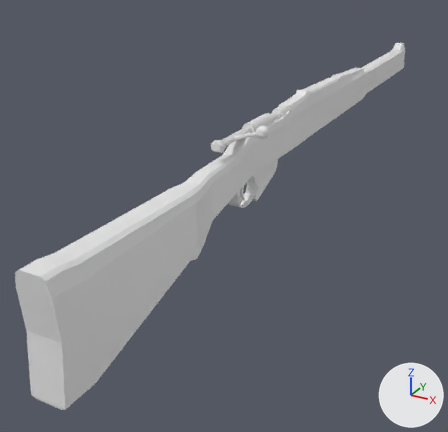
The OBJ model 3d_props/lee_enfield.obj, before and after one commit.
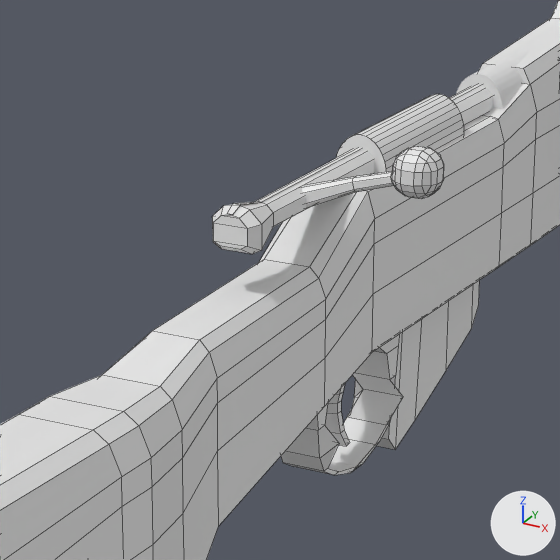
Each version appears first whole from a camera (50 mm lens) standing at (17.2, -41.5, 18.2) and looking at (-4.1, -2.9, -1.2), and next in a close-up on the part from 35% to 66% of the width and 21% to 53% of the height. Every picture has the same lights, and +X, +Y and +Z are marked at lower right. The first two pictures are the older version. The close-ups show mesh edges as thin lines. Where no turn or scale is listed for an object, it has been applied to the vertices.
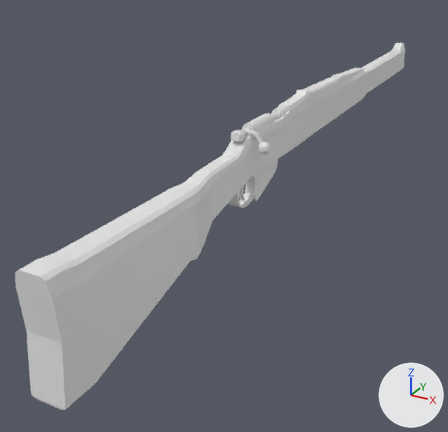
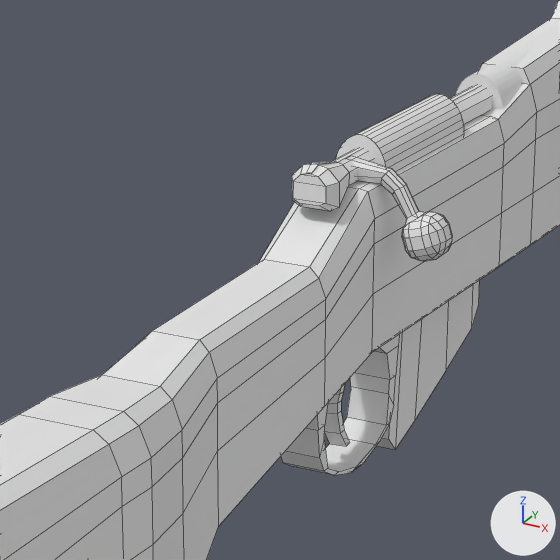
Location of each change, (x1, y1, x2, y2) in pixels of the close-ups (560 x 560 px; the box of a moved part takes in the faces that stretch with it):
'Cube.003', reshaped: before (212, 85, 493, 254); after (292, 85, 492, 261)
'Cube.001', reshaped: before (281, 335, 403, 475); after (281, 335, 399, 475)
part 1 of me_cube_001, moved or reshaped: before (318, 426, 339, 471); after (318, 426, 327, 471)
part 2 of me_cube_001, moved or reshaped: before (347, 373, 403, 425); after (347, 373, 396, 425)
part 3 of me_cube_003, moved or reshaped: before (212, 85, 493, 254); after (292, 85, 492, 211)
part 4 of me_cube_003, added: after (352, 158, 452, 261)
part 5 of me_cube_003, deleted: before (302, 146, 444, 208)

What the commit changed:
me_cube_001 is used by ob_cube_001; location (0.0, 0.0, 0.0).
me_cube_001 had 56 vertices, 52 faces and spanned x -0.37..0.62, y -9.43..-6.24, z 2.39..5.05.
me_cube_001 now has 56 vertices, 52 faces and spans x -0.37..0.37, y -9.43..-6.24, z 2.39..5.05.
Part 1, on me_cube_001:
Vertex 2 of me_cube_001 moves from (0.62, -8.99, 3.29) at pixel (339, 443) to (0.36, -8.99, 3.29) at pixel (324, 440).
Vertex 6 of me_cube_001 moves from (-0.12, -8.99, 3.29) to (-0.35, -8.99, 3.29).
Part 2, on me_cube_001:
Vertex 30 of me_cube_001 moves from (0.62, -6.68, 3.29) at pixel (403, 396) to (0.36, -6.68, 3.29) at pixel (388, 394).
Vertex 34 of me_cube_001 moves from (-0.12, -6.68, 3.29) at pixel (363, 389) to (-0.35, -6.68, 3.29) at pixel (350, 386).
me_cube_003 is used by ob_cube_003; location (0.0, 0.0, 0.0).
me_cube_003 had 163 vertices, 168 faces and spanned x -0.41..2.33, y -11.33..0.33, z 6.95..8.29.
me_cube_003 now has 170 vertices, 175 faces and spans x -0.41..1.74, y -8.88..2.78, z 6.01..7.67.
me_cube_003 part 3: the loose piece of 40 vertices spanning x -0.41..0.41, y -11.33..0.33, z 6.95..7.67 is moved by (0.0, 2.45, 0.0).
me_cube_003 part 4: a new loose piece of 130 vertices spanning x -0.12..1.74, y -7.88..-7.15, z 6.01..7.51, in mat_material (white #e7e7e7).
me_cube_003 part 5: the loose piece of 123 vertices spanning x -0.01..2.33, y -9.54..-8.82, z 7.13..8.29 is deleted.
